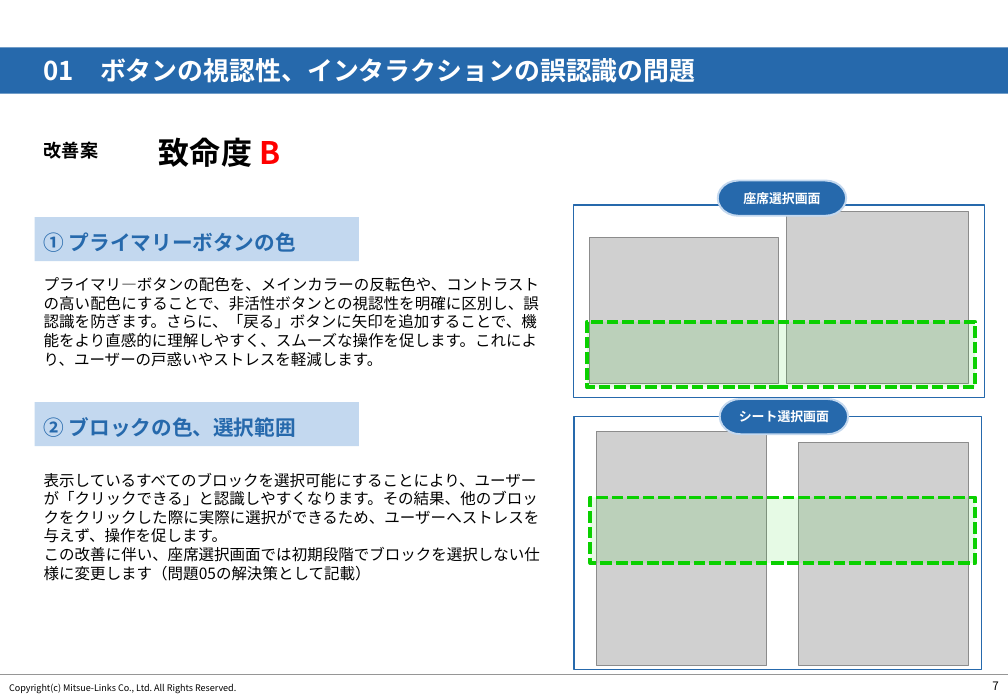
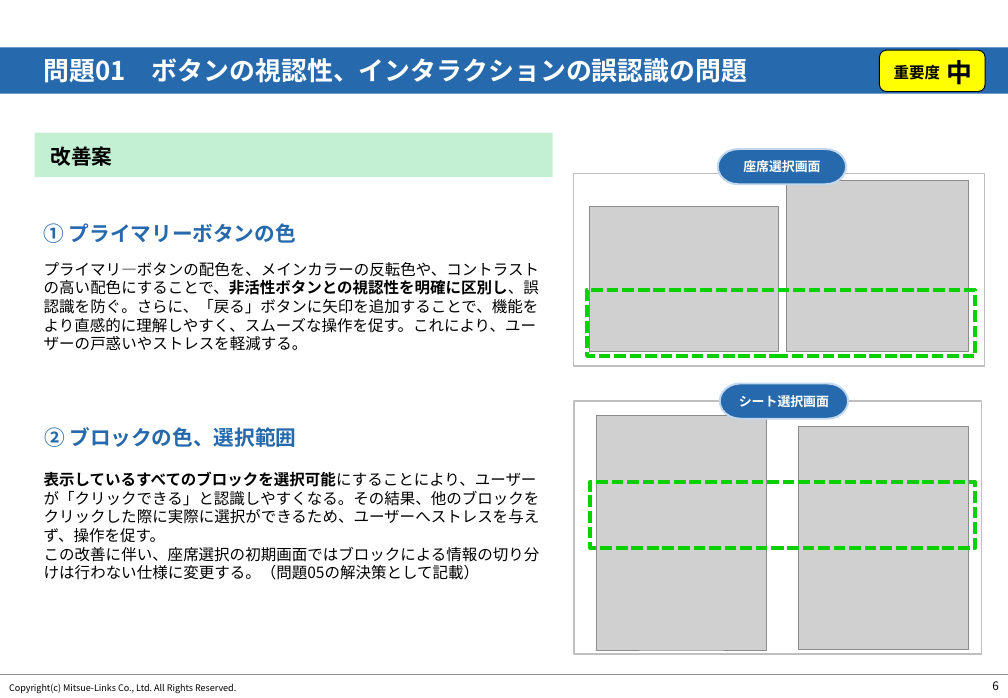
Before and after one commit to sakitama14/TheOdinProject, a slide deck: slide 7 of 調査報告書.pptx (slide 8 before the commit). Drawn at 1008x698 pixels with LibreOffice and Linux fonts; fonts in the diff are those of the drawing; grey boxes stand for pictures; background and template pictures are left out. Boxes give left, top, right and bottom in pixels: in the first picture for what was removed or moved away, otherwise in the second. Text is boxed around its words. In the diff, an @@ line names an element or a change of style, - is before the commit and + after.

```diff
--- a/調査報告書.pptx
+++ b/調査報告書.pptx
@@ text at (44, 58, 747, 83): text changed; font Arial to Noto Sans CJK JP @@
-01 ボタンの視認性、インタラクションの誤認識の問題
+問題01 ボタンの視認性、インタラクションの誤認識の問題
@@ rounded rectangle added at (880, 50, 985, 91), fill #FFFF00, outline #000000 0.75 pt @@
@@ text added at (894, 62, 940, 82), 12 pt, text #000000, bold @@
+重要度
@@ text added at (946, 60, 972, 85), 20 pt, text #000000, bold @@
+中
@@ rectangle: place and size @@
-rectangle at (34, 217, 359, 261)
+rectangle at (34, 133, 553, 177)
@@ rectangle at (34, 133, 553, 177): fill #C3D8EF to #C3EFD3 @@
@@ text "改善案": place and size @@
-text "改善案" at (44, 141, 98, 159)
+text "改善案" at (51, 146, 113, 166)
@@ text "改善案" at (51, 146, 113, 166): size 14 to 16 pt @@
@@ text removed at (159, 137, 280, 167) @@
-致命度 B
@@ pill shape "座席選択画面" at (718, 149, 846, 184): font Roboto Condensed to Noto Sans CJK JP @@
@@ rectangle at (573, 173, 985, 366): outline #2669AC 1 pt to #BFBFBF 1 pt @@
@@ text "① プライマリーボタンの色": place and size @@
-text "① プライマリーボタンの色" at (44, 232, 296, 252)
+text "① プライマリーボタンの色" at (44, 223, 296, 243)
@@ text at (44, 262, 539, 351): text changed @@
-プライマリ―ボタンの配色を、メインカラーの反転色や、コントラストの高い配色にすることで、非活性ボタンとの視認性を明確に区別し、誤認識を防ぎます。さらに、「戻る」ボタンに矢印を追加することで、機能をより直感的に理解しやすく、スムーズな操作を促します。これにより、ユーザーの戸惑いやストレスを軽減します。
+プライマリ―ボタンの配色を、メインカラーの反転色や、コントラストの高い配色にすることで、非活性ボタンとの視認性を明確に区別し、誤認識を防ぐ。さらに、「戻る」ボタンに矢印を追加することで、機能をより直感的に理解しやすく、スムーズな操作を促す。これにより、ユーザーの戸惑いやストレスを軽減する。
@@ 2 pictures, 2 rectangles, 1 pill shape: place and size @@
-2 pictures, 2 rectangles, 1 pill shape at (573, 181, 985, 397)
+2 pictures, 2 rectangles, 1 pill shape at (573, 149, 985, 366)
@@ rectangle at (587, 290, 975, 356): fill #0AD000 at 10% opacity to none @@
@@ pill shape "シート選択画面" at (720, 383, 849, 419): font Roboto Condensed to Noto Sans CJK JP @@
@@ rectangle removed at (34, 402, 359, 446) @@
@@ 2 pictures, 2 rectangles, 1 pill shape: place and size @@
-2 pictures, 2 rectangles, 1 pill shape at (574, 399, 982, 670)
+2 pictures, 2 rectangles, 1 pill shape at (574, 383, 982, 654)
@@ rectangle at (574, 401, 982, 654): outline #2669AC 1 pt to #BFBFBF 1 pt @@
@@ text "② ブロックの色、選択範囲": place and size @@
-text "② ブロックの色、選択範囲" at (44, 417, 296, 437)
+text "② ブロックの色、選択範囲" at (44, 427, 297, 447)
@@ text at (44, 471, 540, 580): text changed @@
-表示しているすべてのブロックを選択可能にすることにより、ユーザーが「クリックできる」と認識しやすくなります。その結果、他のブロックをクリックした際に実際に選択ができるため、ユーザーへストレスを与えず、操作を促します。
-この改善に伴い、座席選択画面では初期段階でブロックを選択しない仕様に変更します（問題05の解決策として記載）
+表示しているすべてのブロックを選択可能にすることにより、ユーザーが「クリックできる」と認識しやすくなる。その結果、他のブロックをクリックした際に実際に選択ができるため、ユーザーへストレスを与えず、操作を促す。
+この改善に伴い、座席選択の初期画面ではブロックによる情報の切り分けは行わない仕様に変更する。（問題05の解決策として記載）
@@ rectangle at (590, 482, 975, 548): fill #0AD000 at 10% opacity to none @@
@@ page number at (992, 681, 998, 690): text changed @@
-7
+6
```
Also in this commit, not shown: 13 other slides changed, 6 slides added, 2 slides removed, 1 other file.
